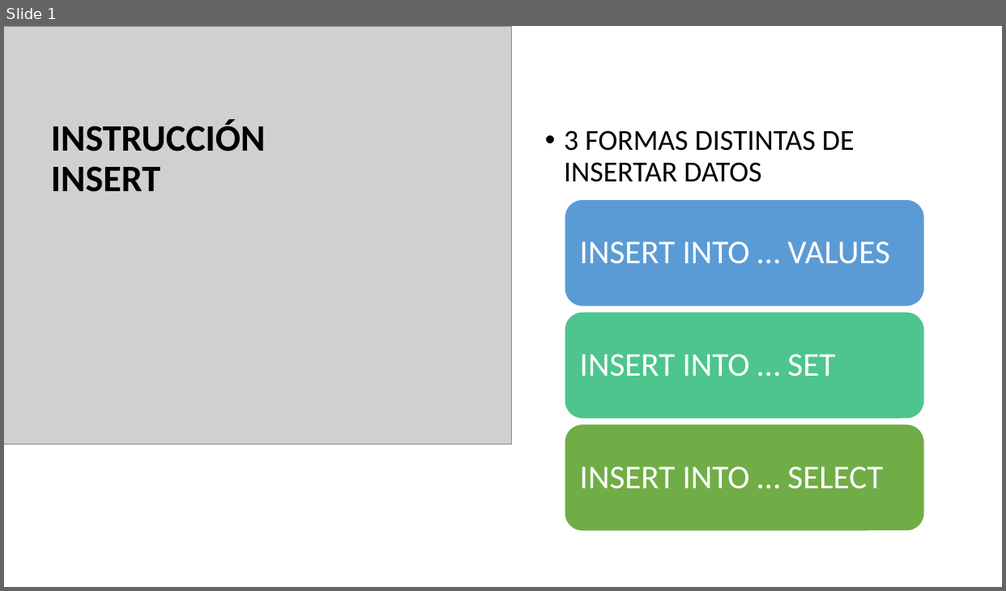
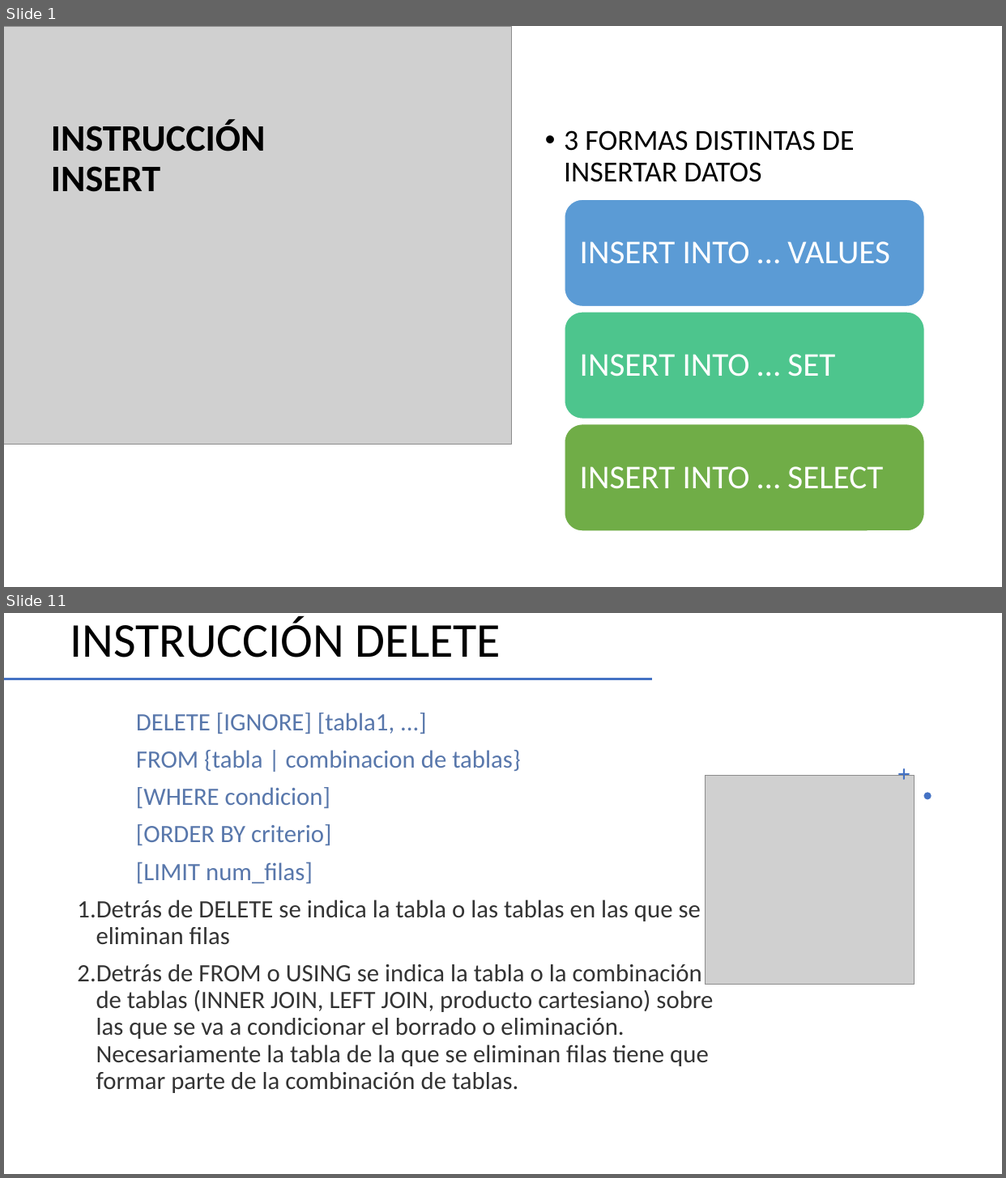
Before and after one commit to NuriaCelis/GBD2425, a slide deck: Tema5/Actualizaciones sencillas.pptx. Shown one above the other, each under a label of ours: slide 1 before the commit, slides 1 and 11 after it; the slides between them are not shown. The pictures are 1006x591 and 1006x1178 pixels, drawn with LibreOffice and Linux fonts; fonts in the diff are those of the drawing; grey boxes stand for pictures. Boxes give left, top, right and bottom in pixels: in the first picture for what was removed or moved away, otherwise in the second. Text is boxed around its words. In the diff, an @@ line names an element or a change of style, - is before the commit and + after.

```diff
--- a/Tema5/Actualizaciones sencillas.pptx
+++ b/Tema5/Actualizaciones sencillas.pptx
@@ slide 11 added at bbox=[4, 613, 1002, 1174], background #FFFFFF @@
@@ title added at bbox=[70, 616, 501, 658], 46.8 pt, text #000000 @@
+INSTRUCCIÓN DELETE
@@ line added from (4, 679) to (651, 679), #ED7D31 2 pt @@
@@ text added at bbox=[77, 713, 713, 1093], 24 pt, text #000000 at 80% opacity @@
+DELETE [IGNORE] [tabla1, ...]
+FROM {tabla | combinacion de tablas}
+[WHERE condicion]
+[ORDER BY criterio]
+[LIMIT num_filas]
+1. Detrás de DELETE se indica la tabla o las tablas en las que se eliminan filas
+2. Detrás de FROM o USING se indica la tabla o la combinación de tablas (INNER JOIN, LEFT JOIN, producto cartesiano) sobre las que se va a condicionar el borrado o eliminación. Necesariamente la tabla de la que se eliminan filas tiene que formar parte de la combinación de tablas.
@@ picture added at bbox=[705, 776, 914, 985] @@
@@ freeform shape added at bbox=[898, 769, 910, 780], fill #4472C4 @@
@@ freeform shape added at bbox=[924, 792, 931, 799], fill #4472C4 @@
```
Also in this commit, not shown: 2 slides changed, 3 other slides added, 1 slide removed, 6 other files.
